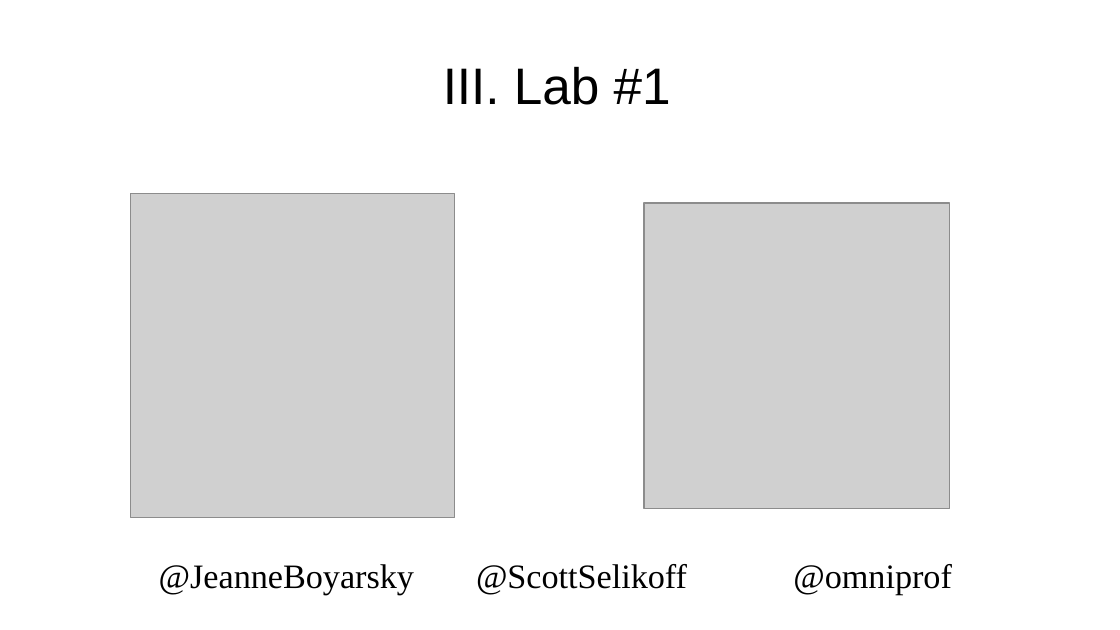
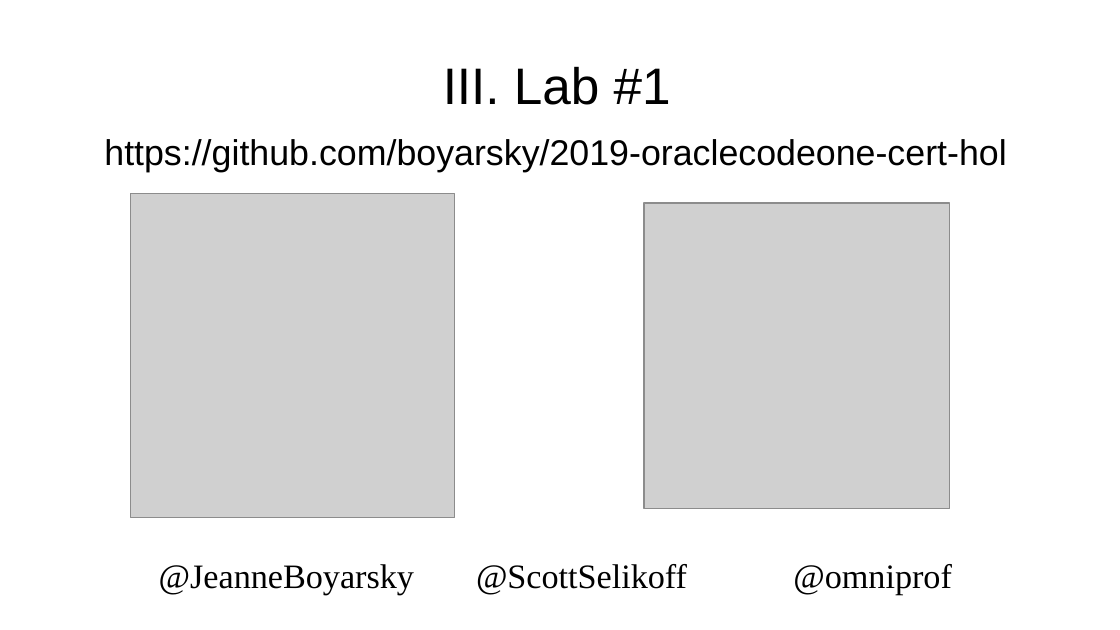
Before and after one commit to boyarsky/2019-oraclecodeone-cert-hol, a slide deck: slide 26 of 2019-OracleCodeOne-HOL.pptx. Drawn at 1120x630 pixels with LibreOffice and Linux fonts; fonts in the diff are those of the drawing; grey boxes stand for pictures; background and template pictures are left out. Boxes give left, top, right and bottom in pixels: in the first picture for what was removed or moved away, otherwise in the second. Text is boxed around its words. In the diff, an @@ line names an element or a change of style, - is before the commit and + after.

```diff
--- a/2019-OracleCodeOne-HOL.pptx
+++ b/2019-OracleCodeOne-HOL.pptx
@@ text added at <box>104,139,1006,172</box>, 23 pt, text #000000 @@
+https://github.com/boyarsky/2019-oraclecodeone-cert-hol
```
Also in this commit, not shown: 13 other slides changed.
